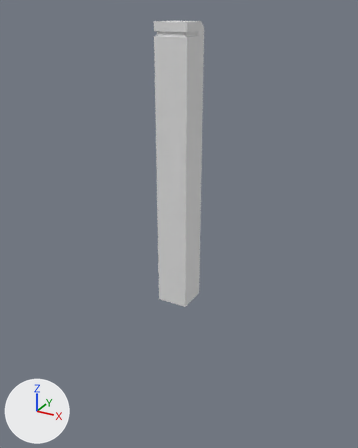
What one commit did to the FBX model Assets/Blender/LEyline/terminal-column.fbx.
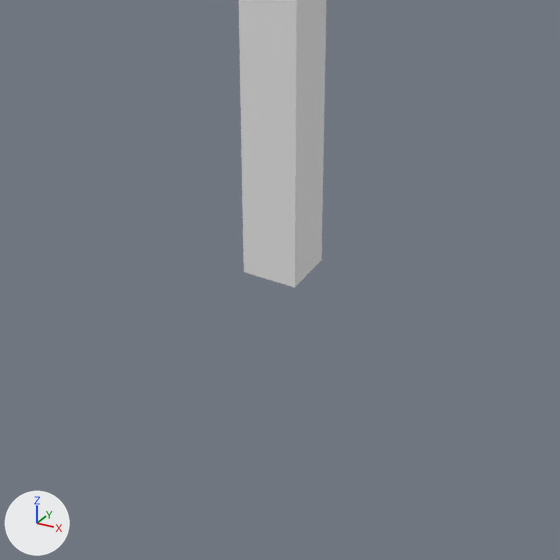
There are two pictures of each version: one whole from a 50 mm lens placed at (71.5, -130.2, 29.2), pointed at (-1.8, 3.1, -37.4), one close up on the part from 9% to 90% of the width and 35% to 100% of the height. Arrows for +X, +Y and +Z are at lower left; the lights stay in place. The older version's two pictures come first. Where no turn or scale is listed for an object, it has been applied to the vertices.

Names of what the first close-up shows: 'TerminalColumn'.
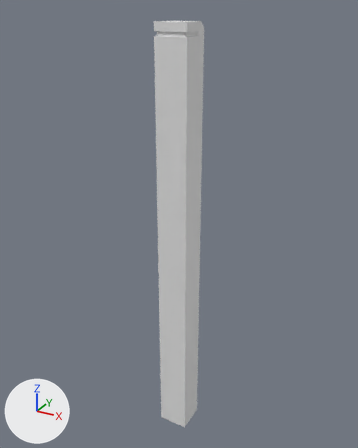
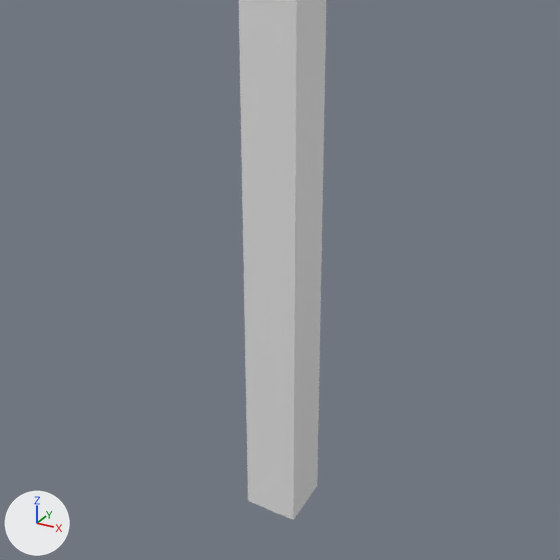
What the commit changed:
me_cube_001 is used by ob_terminalcolumn; location (0.0, 0.0, 0.0).
Before the commit, vertices of me_cube_001: 1 (5.2, 5.2, -63.2) at pixel (321, 259), 3 (5.2, -5.2, -63.2) at pixel (294, 287), 5 (-5.2, 5.2, -63.2), 7 (-5.2, -5.2, -63.2) at pixel (243, 272), 18 (5.2, 2.2, -63.2) at pixel (314, 267).
Before the commit, vertices of me_cube_001: 19 (-5.2, 2.2, -63.2).
me_cube_001 had 32 vertices, 28 faces and spanned x -5.2..5.2, y -5.2..5.2, z -63.2..25.4.
me_cube_001 now has 32 vertices, 28 faces and spans x -5.2..5.2, y -5.2..5.2, z -116.7..25.4.
Part 1, on me_cube_001:
Vertices 1, 3, 5, 7, 18, 19 of me_cube_001 move by (0.0, 0.0, -53.6).

What differs and where, as boxes [x1, y1, x2, y2] in the close-ups (560 x 560 px):
'TerminalColumn', reshaped
    before: [239, 0, 326, 287]
    after: [239, 0, 326, 520]
